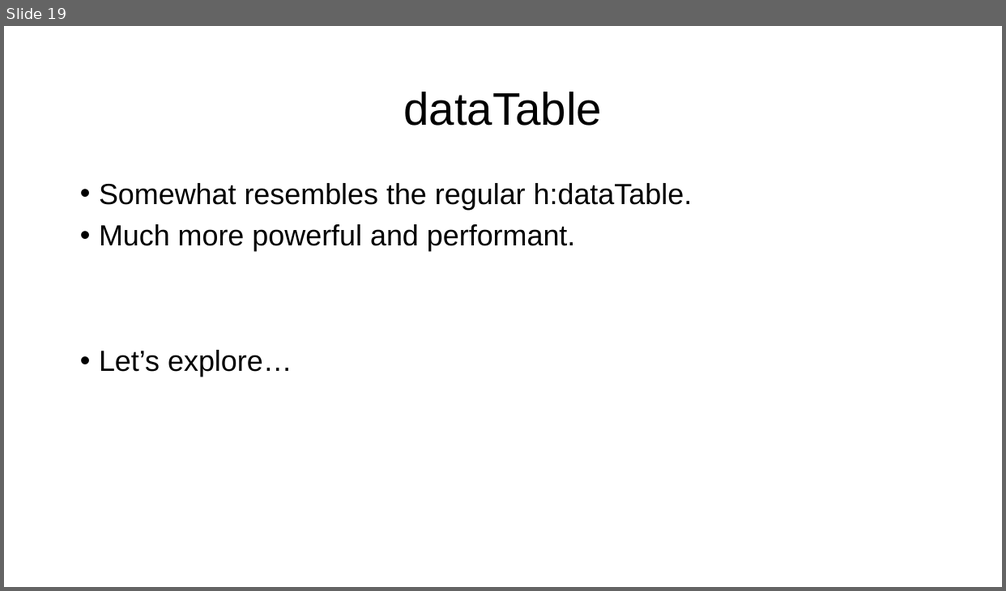
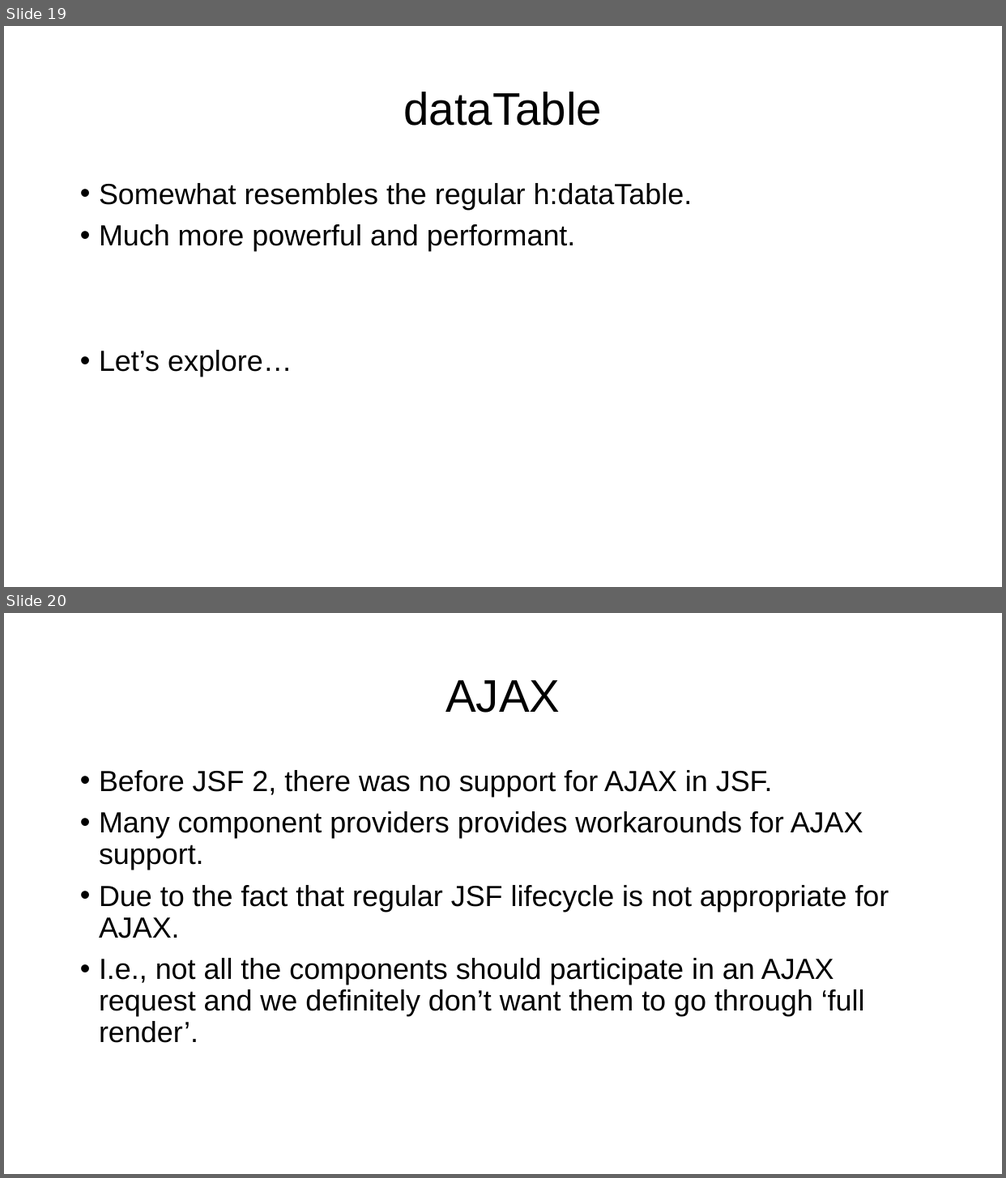
Before and after one commit to shimib/jjsf, a slide deck: jsf_part3.pptx. Shown one above the other, each under a label of ours: slide 19 before the commit, slides 19 and 20 after it. The pictures are 1006x591 and 1006x1178 pixels, drawn with LibreOffice and Linux fonts; fonts in the diff are those of the drawing; background and template pictures are left out. Boxes give left, top, right and bottom in pixels: in the first picture for what was removed or moved away, otherwise in the second. Text is boxed around its words. In the diff, an @@ line names an element or a change of style, - is before the commit and + after.

```diff
--- a/jsf_part3.pptx
+++ b/jsf_part3.pptx
@@ slide 20 added at (4,613,1002,1174), background #FFFFFF @@
@@ title added at (445,680,560,713), 44 pt, text #000000 @@
+AJAX
@@ text added at (99,770,889,1043), 28 pt, text #000000 @@
+• Before JSF 2, there was no support for AJAX in JSF.
+• Many component providers provides workarounds for AJAX support.
+• Due to the fact that regular JSF lifecycle is not appropriate for AJAX.
+• I.e., not all the components should participate in an AJAX request and we definitely don’t want them to go through ‘full render’.
```
Also in this commit, not shown: 6 other slides added, 1 other file.
